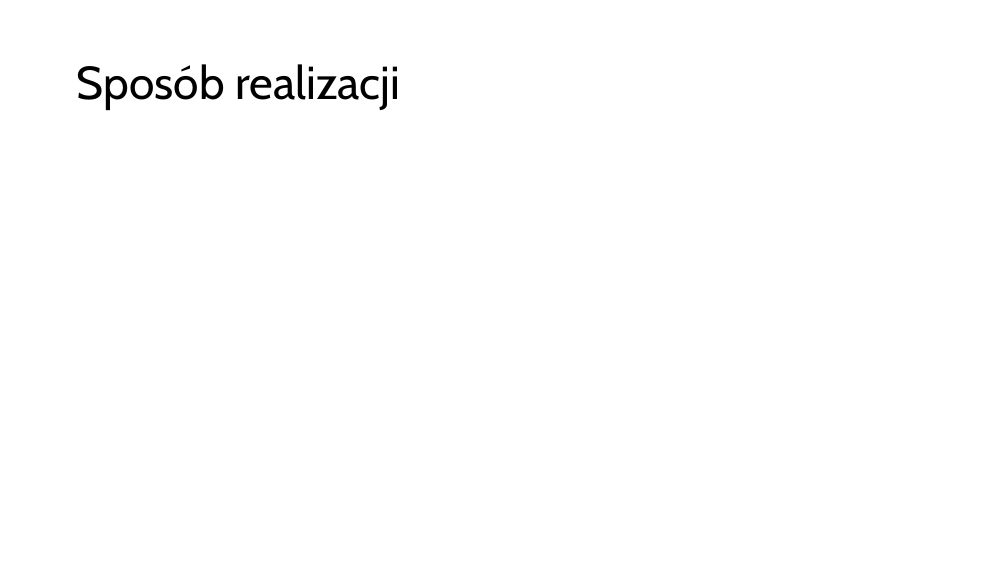
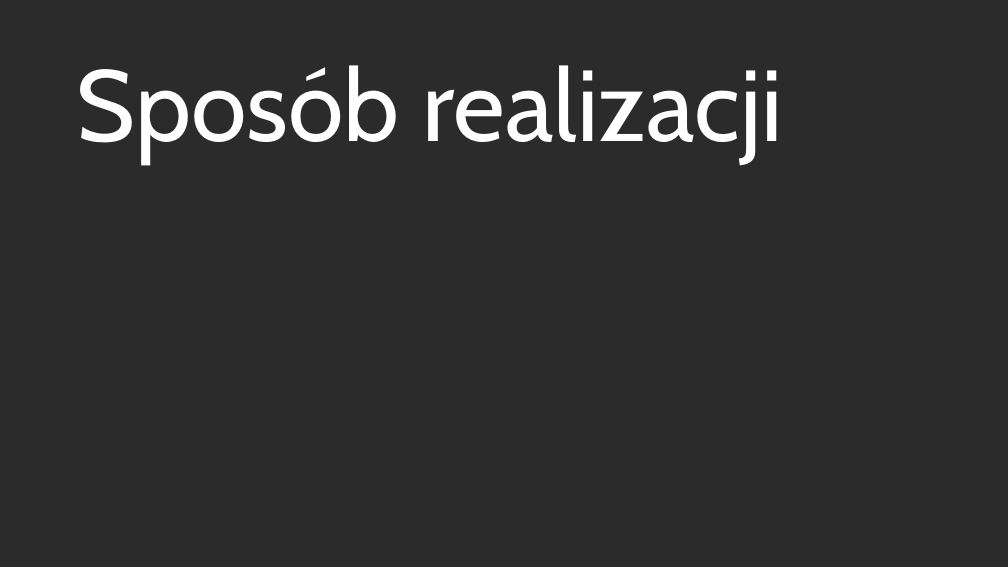
Before and after one commit to CodyDismal/telebot, a slide deck: slide 6 of TamaBot.pptx. Drawn at 1008x567 pixels with LibreOffice and Linux fonts; fonts in the diff are those of the drawing; background and template pictures are left out; a plain dark background stands for a picture behind light text. Boxes give left, top, right and bottom in pixels: in the first picture for what was removed or moved away, otherwise in the second. Text is boxed around its words. In the diff, an @@ line names an element or a change of style, - is before the commit and + after.

```diff
--- a/TamaBot.pptx
+++ b/TamaBot.pptx
@@ background #FFFFFF to picture (left out) @@
@@ title "Sposób realizacji" at box(77, 65, 784, 162): size 44 to 96 pt, text colour #000000 to #FFFFFF @@
```
Also in this commit, not shown: 7 other slides changed, 1 slide added, 12 other files.
